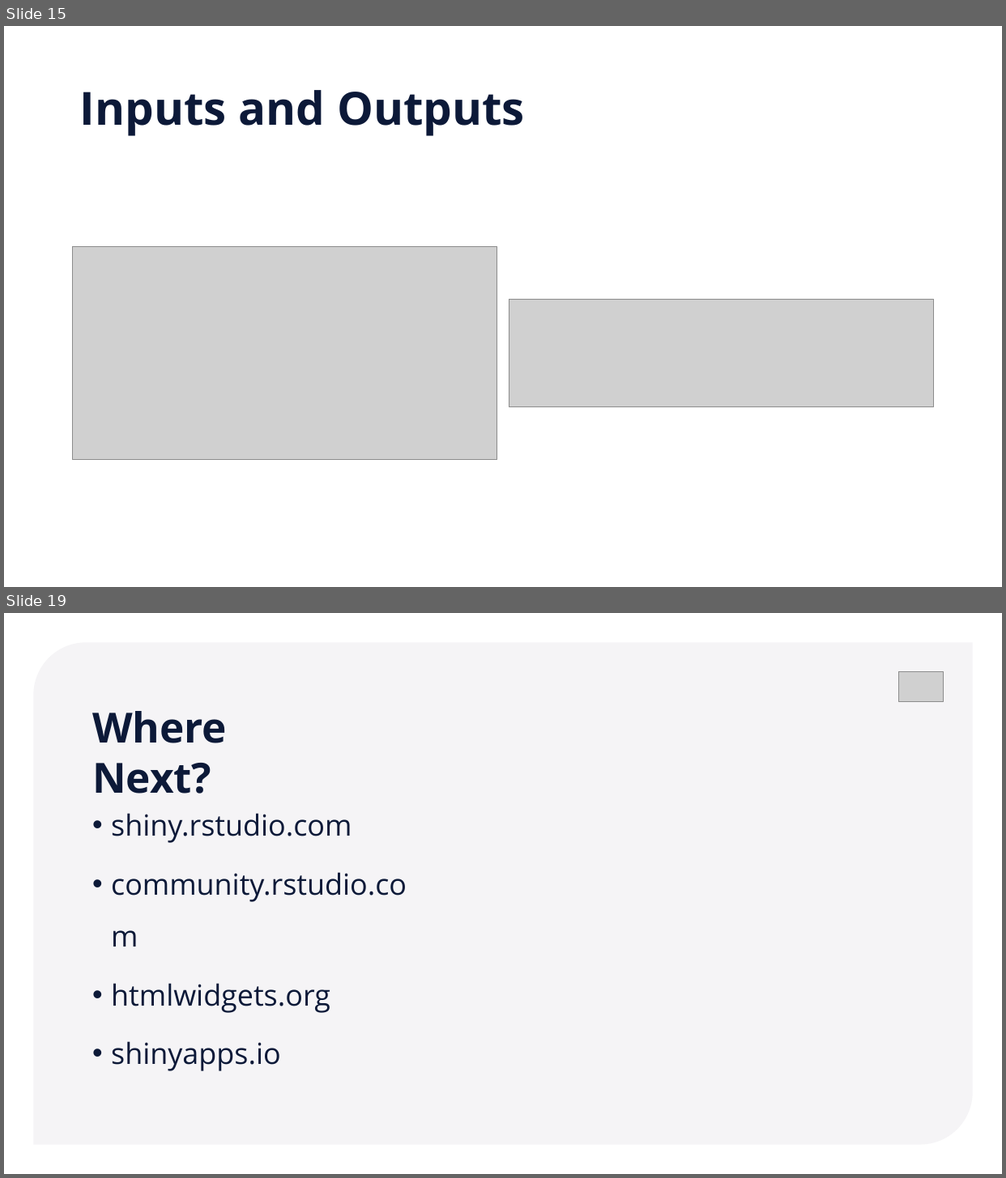
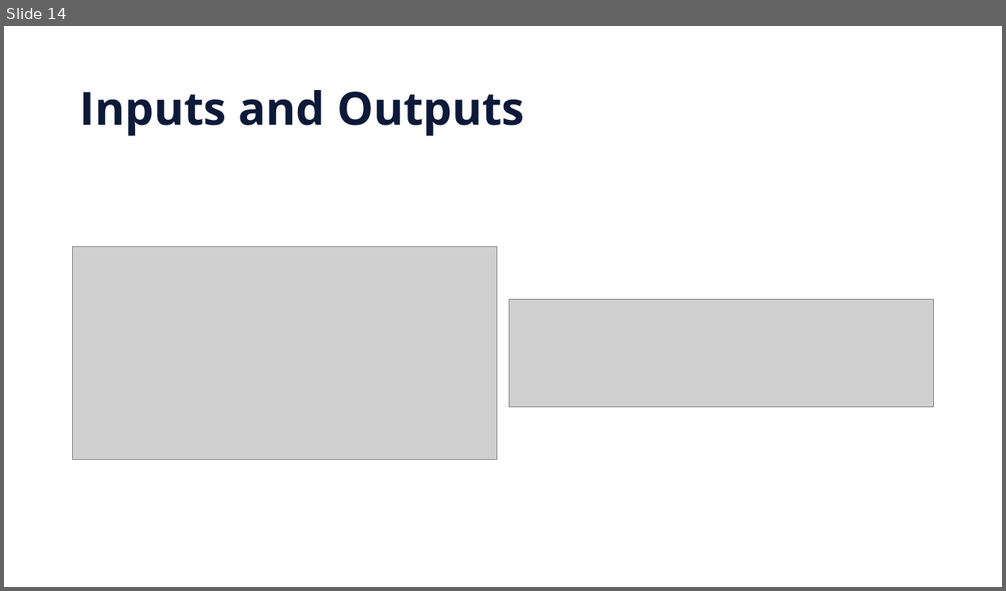
Before and after one commit to russey/interactive_vis, a slide deck: Interactive Visualisation.pptx. Shown one above the other, each under a label of ours: slides 15 and 19 before the commit, slide 14 after it; the slides between them are not shown. The pictures are 1006x1178 and 1006x591 pixels, drawn with LibreOffice and Linux fonts; fonts in the diff are those of the drawing; grey boxes stand for pictures; background and template pictures are left out. Boxes give left, top, right and bottom in pixels: in the first picture for what was removed or moved away, otherwise in the second. Text is boxed around its words. In the diff, an @@ line names an element or a change of style, - is before the commit and + after.

```diff
--- a/Interactive Visualisation.pptx
+++ b/Interactive Visualisation.pptx
@@ slide 19 removed at box(4, 613, 1002, 1174), background #FFFFFF @@
@@ round diag rect removed at box(33, 642, 973, 1144) @@
@@ picture removed at box(899, 672, 944, 702) @@
@@ text removed at box(92, 711, 227, 794) @@
-Where Next?
@@ text removed at box(111, 813, 407, 1071) @@
-• shiny.rstudio.com
-• community.rstudio.com
-• htmlwidgets.org
-• shinyapps.io
@@ what was slide 15 is now slide 14 @@
```
Also in this commit, not shown: 8 slides changed, 3 slides added, 5 other slides removed.
